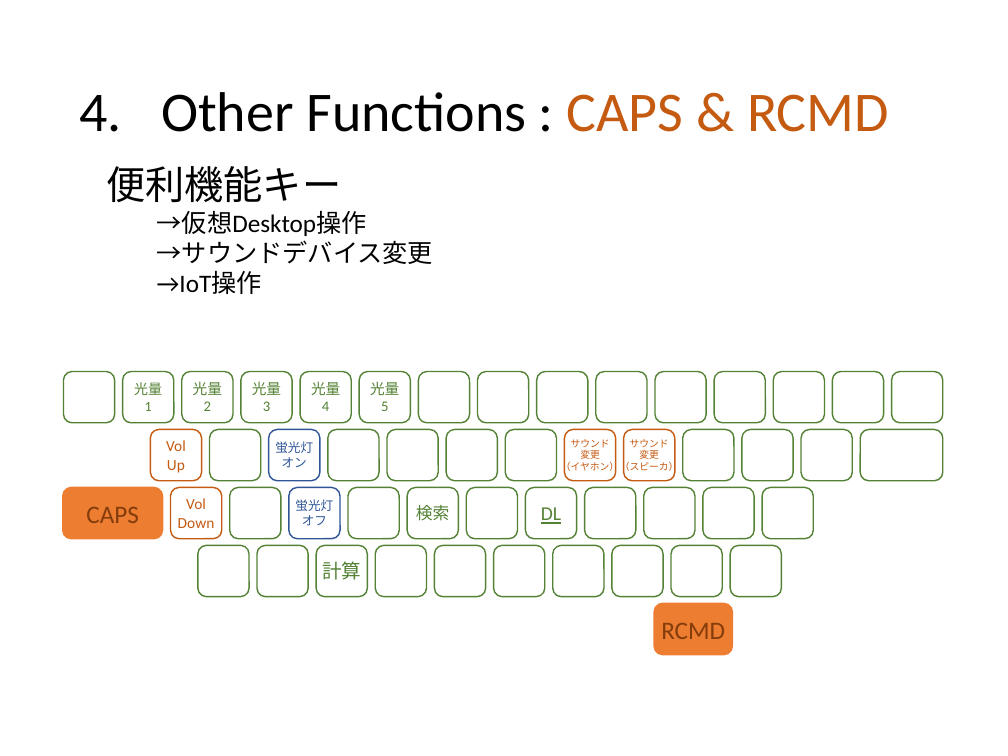
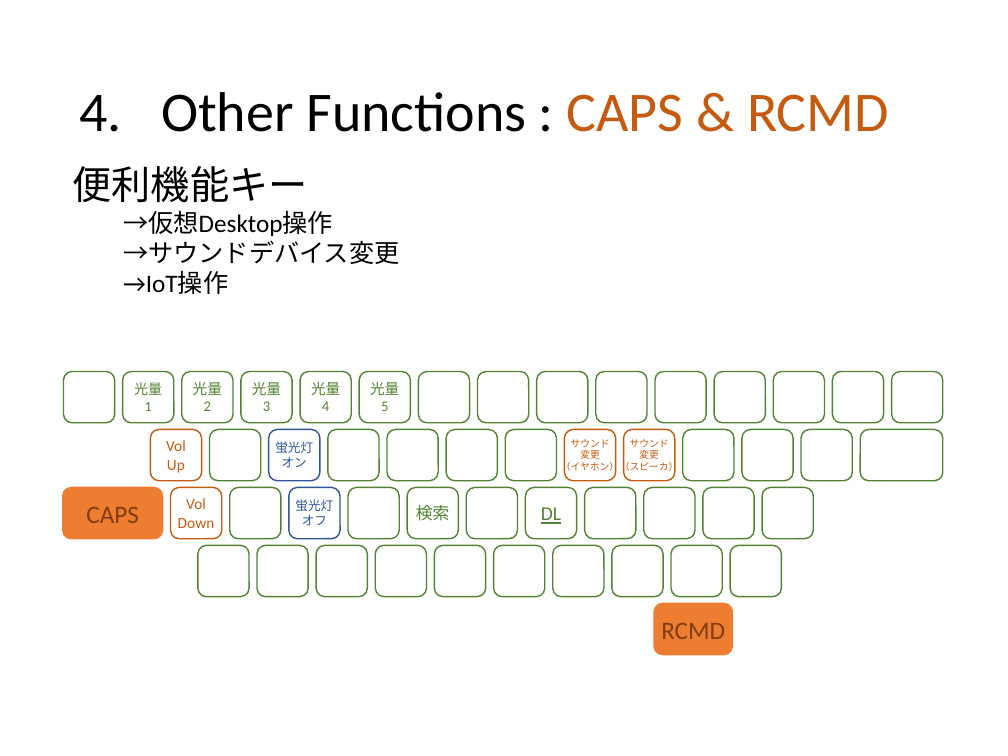
Before and after one commit to ittooo66/myAHK, a slide deck: slide 8 of MANUAL.pptx. Drawn at 1008x756 pixels with LibreOffice and Linux fonts; fonts in the diff are those of the drawing. Boxes give left, top, right and bottom in pixels: in the first picture for what was removed or moved away, otherwise in the second. Text is boxed around its words. In the diff, an @@ line names an element or a change of style, - is before the commit and + after.

```diff
--- a/MANUAL.pptx
+++ b/MANUAL.pptx
@@ text "便利機能キー": place and size @@
-text "便利機能キー" at <box>106,166,433,294</box>
+text "便利機能キー" at <box>73,166,399,294</box>
@@ text in rounded rectangle at <box>322,561,361,580</box>: text removed @@
-計算
```
Also in this commit, not shown: 12 other slides changed.
